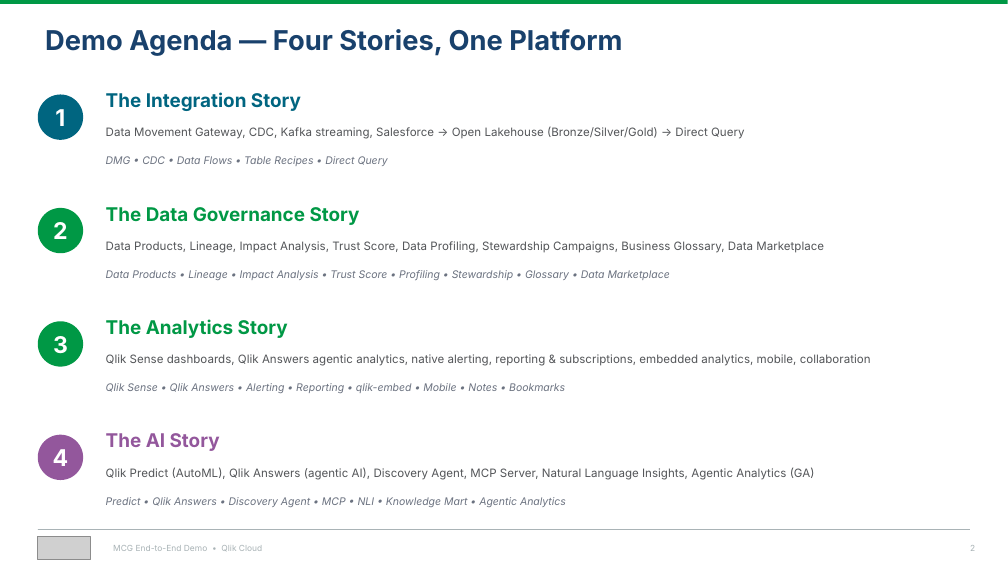
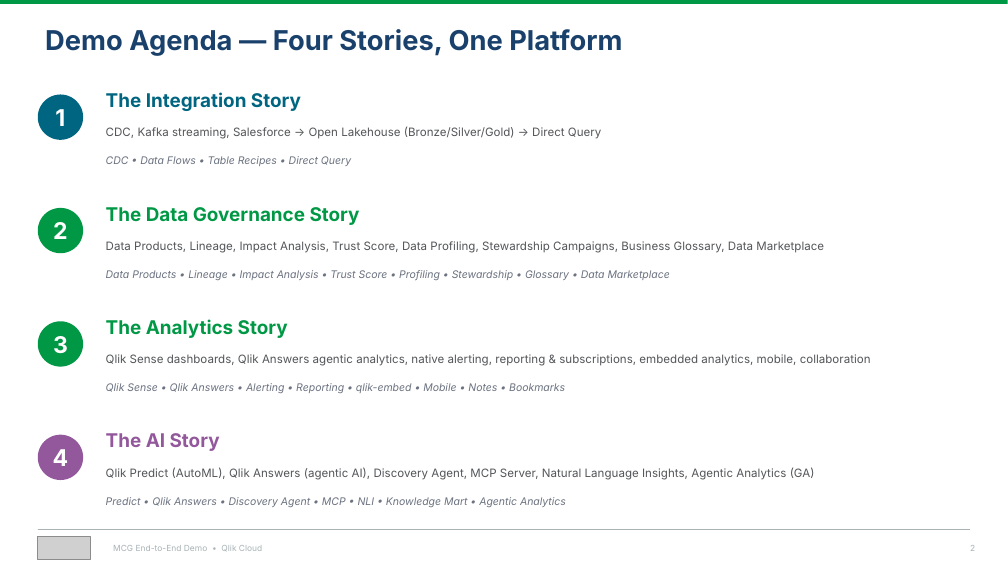
Before and after one commit to robertschoenfeldqlik/meridan_retail_group_qlik_demo_assets, a slide deck: slide 2 of MCG_Demo_Overview_Four_Stories.pptx. Drawn at 1008x567 pixels with LibreOffice and Linux fonts; fonts in the diff are those of the drawing; grey boxes stand for pictures. Boxes give left, top, right and bottom in pixels: in the first picture for what was removed or moved away, otherwise in the second. Text is boxed around its words. In the diff, an @@ line names an element or a change of style, - is before the commit and + after.

```diff
--- a/MCG_Demo_Overview_Four_Stories.pptx
+++ b/MCG_Demo_Overview_Four_Stories.pptx
@@ text at (106,127,601,139): text changed @@
-Data Movement Gateway, CDC, Kafka streaming, Salesforce → Open Lakehouse (Bronze/Silver/Gold) → Direct Query
+CDC, Kafka streaming, Salesforce → Open Lakehouse (Bronze/Silver/Gold) → Direct Query
@@ text at (106,156,351,166): text changed @@
-DMG • CDC • Data Flows • Table Recipes • Direct Query
+CDC • Data Flows • Table Recipes • Direct Query
```
Also in this commit, not shown: 2 other slides changed, 2 other files.
